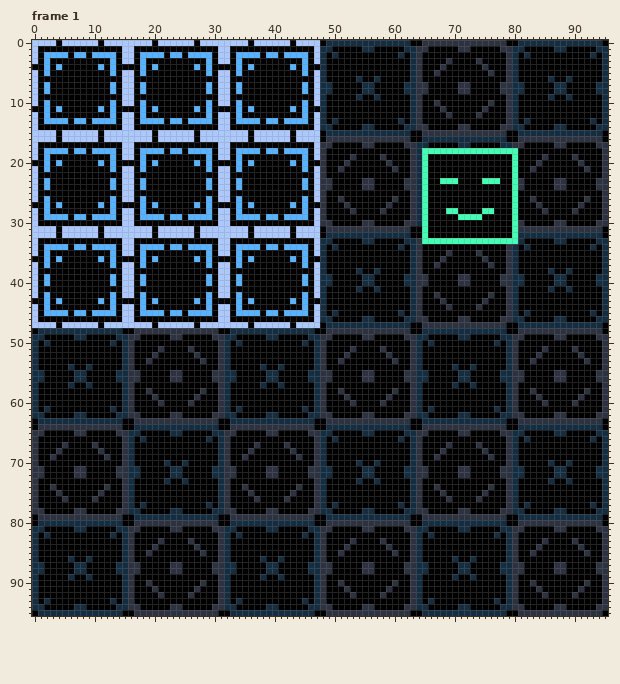
Edited in one commit: pixel-art file (assets/tilemap/character.aseprite). The first picture shows the starting point.
96x96 pixels, 3 frames. Shown: frame 1. The commit also changed other frames, which this record leaves out.
New version:
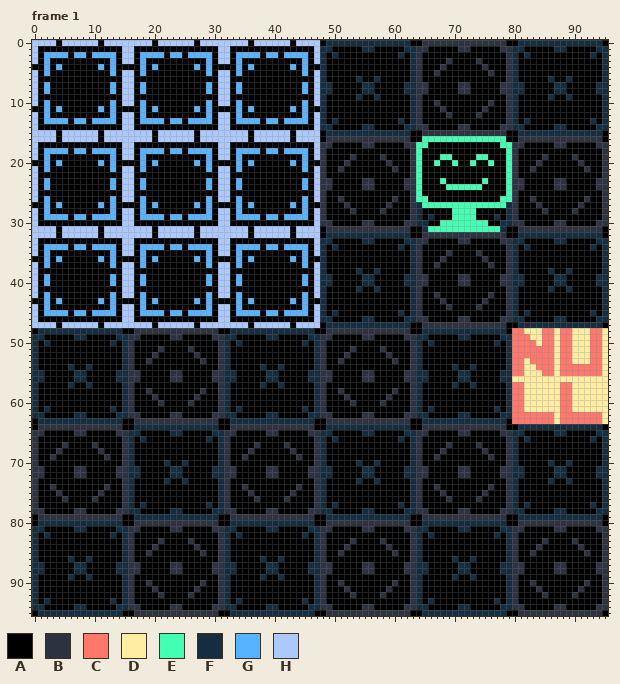
Palette (. is transparent): A #000000  B #2c3240  C #ff786b  D #ffeda1  E #42ffb4  F #152d40  G #57b3ff  H #abc9ff
The commit says: add null enemy and make the player able to die
The exact change:
layer "nul" added
Frame 1, layers "nul", "player":
Colour E gives way to colour A in row 18 at x 65 to 78; in rows 19 to 22 at x 65; in row 23 at x 65, 69 to 70 and 76 to 77; in rows 24 to 25 at x 65; in row 28 at x 65, 69 and 75 to 76; in row 29 at x 65 and 74.
Colour E gives way to colour A in rows 31 to 32 at x 80; in row 33 at x 66 to 70 and 73 to 77.
Colour F gives way to colour A in row 17 at x 71 to 72.
Colour A gives way to colour B in row 32 at x 66 to 78.
Colour E gives way to colour B in rows 18 to 30 at x 80; in row 32 at x 65; in row 33 at x 65, 71 to 72 and 78 to 79.
Colour A gives way to colour C in row 48 at x 80; in row 49 at x 82, 85 to 86, 89 and 93; in row 50 at x 81 to 83, 85 to 86, 88 to 89 and 93 to 94; in row 51 at x 81 to 84, 86, 88 to 89 and 93 to 94; in row 52 at x 81 to 83, 85 to 86, 88 to 89 and 93 to 94; in row 53 at x 81, 84 to 86, 88 to 89 and 93 to 94.
Colour A gives way to colour C in row 54 at x 81, 84 to 86 and 88 to 94; in row 55 at x 85 to 86 and 89 to 93; in rows 57 to 61 at x 81 and 88 to 89; in row 62 at x 82 to 86 and 89 to 93; in row 63 at x 80.
Colour B gives way to colour C in row 48 at x 81, 85 to 86, 88 to 89 and 93 to 94; in row 49 at x 80 to 81, 88 and 94; in row 50 at x 80; in row 51 at x 80 and 85; in row 52 at x 80 and 84; in row 53 at x 80 and 83.
Colour B gives way to colour C in row 54 at x 80; in row 55 at x 80 to 81, 88 and 94; in rows 57 to 61 at x 80; in row 62 at x 80 to 81, 88 and 94; in row 63 at x 81 to 86 and 88 to 94.
Colour A gives way to colour D in row 48 at x 95; in row 49 at x 83 to 84 and 90 to 92; in row 50 at x 84, 87 and 90 to 92; in row 51 at x 87 and 91 to 92; in row 52 at x 87, 90 and 92; in row 53 at x 82, 87 and 90 to 91.
Colour A gives way to colour D in row 54 at x 82 to 83 and 87; in row 55 at x 82 to 84; in row 56 at x 82 to 86 and 89 to 93; in row 57 at x 82 to 87 and 90 to 94; in row 58 at x 82, 84 to 87, 90 to 91 and 93 to 94; in row 59 at x 82 to 83, 85 to 87, 90 and 92 to 94.
Colour A gives way to colour D in row 60 at x 82 to 84, 86 to 87 and 91 to 94; in row 61 at x 82 to 87 and 90 to 94; in row 63 at x 95.
Colour B gives way to colour D in row 48 at x 82 to 84, 87 and 90 to 92; in row 49 at x 87 and 95; in row 50 at x 95; in row 51 at x 90 and 95; in row 52 at x 91 and 95; in row 53 at x 92 and 95.
Colour B gives way to colour D in row 54 at x 95; in row 55 at x 87 and 95; in row 56 at x 80 to 81, 87 to 88 and 94 to 95; in row 57 at x 95; in row 58 at x 83, 92 and 95; in row 59 at x 84, 91 and 95.
Colour B gives way to colour D in row 60 at x 85, 90 and 95; in row 61 at x 95; in row 62 at x 87 and 95; in row 63 at x 87.
Colour A gives way to colour E in row 19 at x 68 to 69, 74 to 75 and 79; in row 20 at x 67, 70, 73, 76 and 79; in rows 21 to 23 at x 79; in row 24 at x 69 to 74 and 79; in row 25 at x 79; in row 26 at x 78 to 79.
Colour A gives way to colour E in row 27 at x 66 to 78; in row 28 at x 71 to 73; in row 29 at x 70; in row 30 at x 68 to 75; in row 31 at x 66 to 77.
Colour F gives way to colour E in row 16 at x 65 to 78; in row 17 at x 64 to 65 and 78 to 79; in rows 18 to 26 at x 64.
Colour A gives way to colour F in rows 27 to 28 at x 79; in row 29 at x 66, 77 and 79; in row 30 at x 78 to 79; in row 31 at x 78.
Colour E gives way to colour F in rows 30 to 31 at x 65; in row 33 at x 80.
Where, in picture pixels (left, top, right, bottom), the same in both pictures:
changed: (416, 136, 518, 244)
changed: (512, 328, 608, 424)
